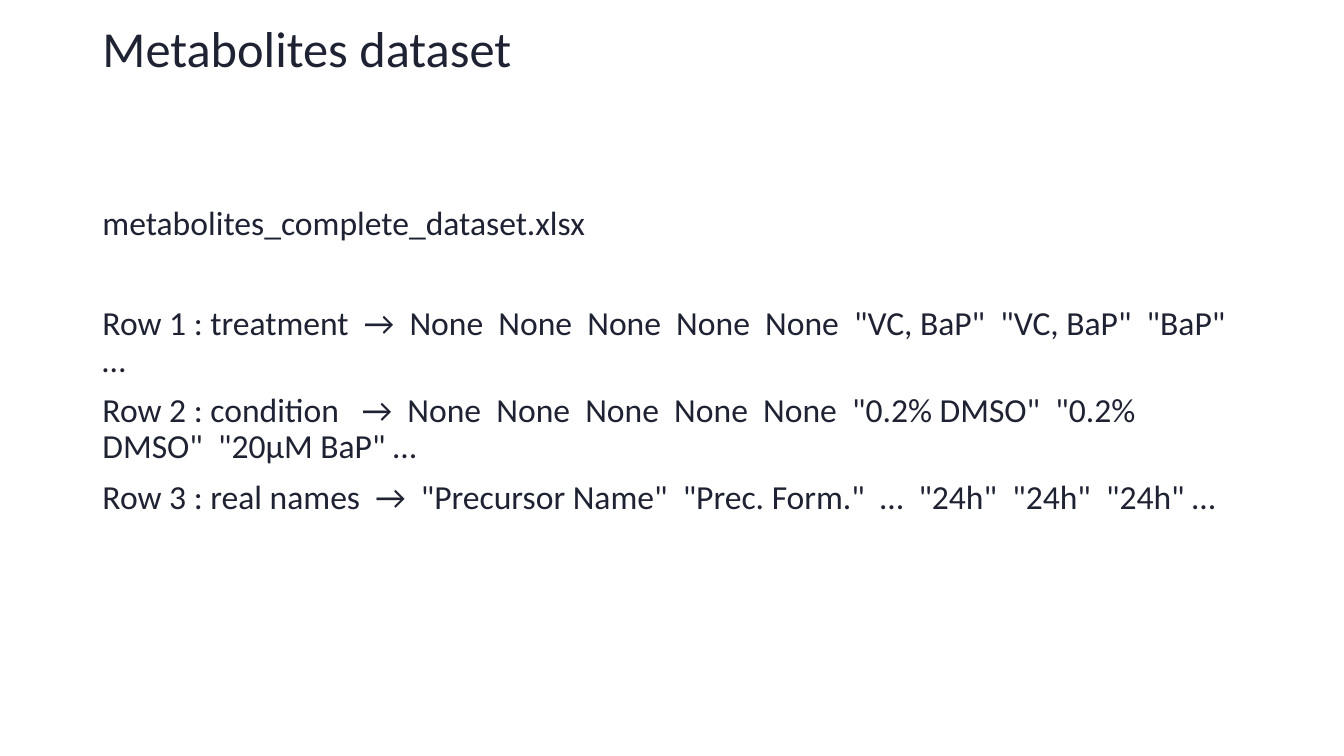
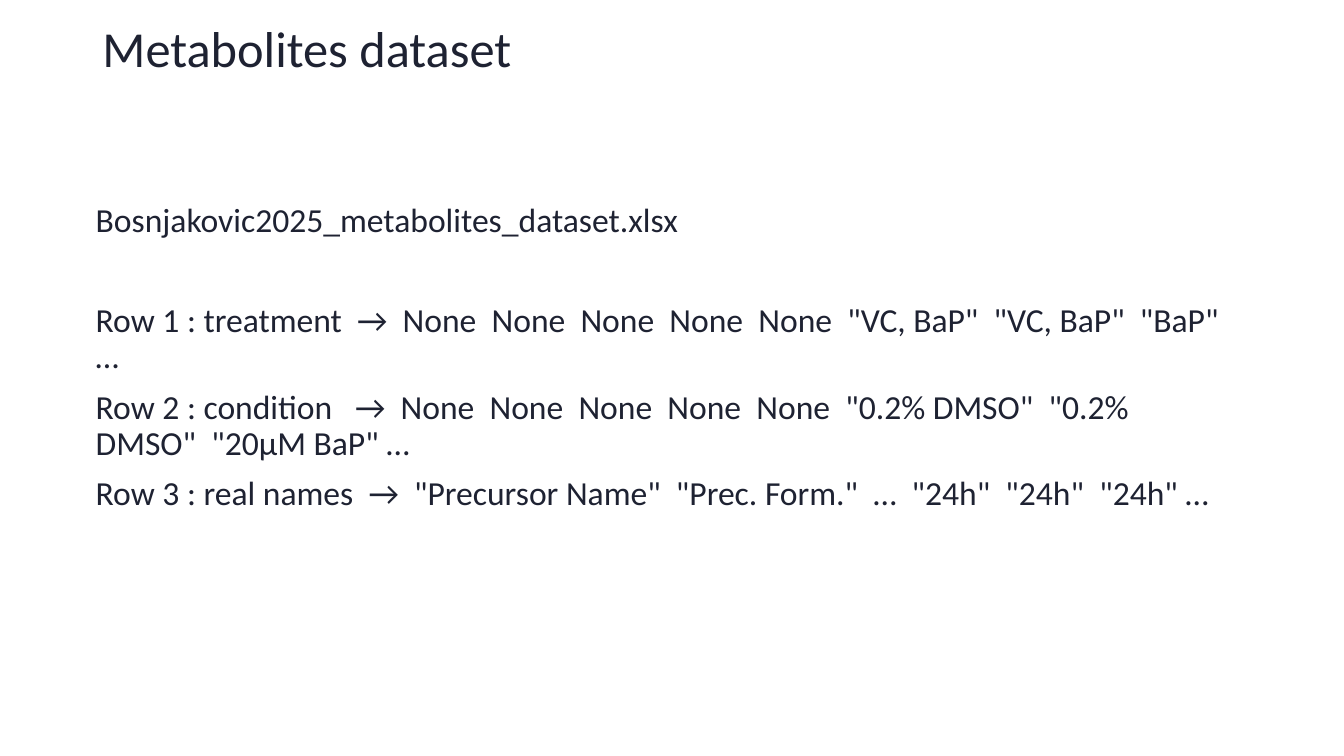
Before and after one commit to sib-swiss/first-steps-with-R-training, a slide deck: slide 97 of assets/pptx/First-steps-with-R_day1.pptx (slide 89 before the commit). Drawn at 1344x756 pixels with LibreOffice and Linux fonts; fonts in the diff are those of the drawing. Boxes give left, top, right and bottom in pixels: in the first picture for what was removed or moved away, otherwise in the second. Text is boxed around its words. In the diff, an @@ line names an element or a change of style, - is before the commit and + after.

```diff
--- a/assets/pptx/First-steps-with-R_day1.pptx
+++ b/assets/pptx/First-steps-with-R_day1.pptx
@@ text at (x1=96, y1=208, x2=678, y2=238): text changed @@
-metabolites_complete_dataset.xlsx
+Bosnjakovic2025_metabolites_dataset.xlsx
```
Also in this commit, not shown: 22 other slides changed, 13 slides added, 4 slides removed, 12 other files.
